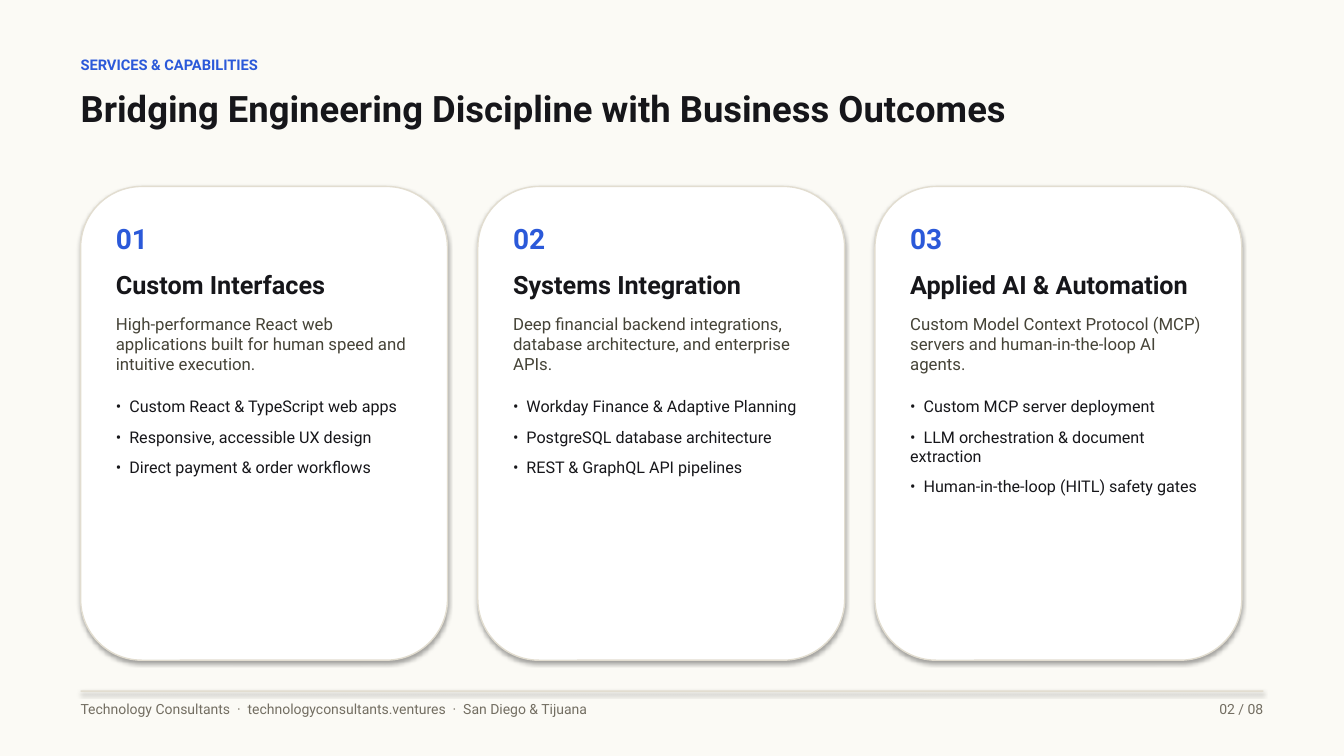
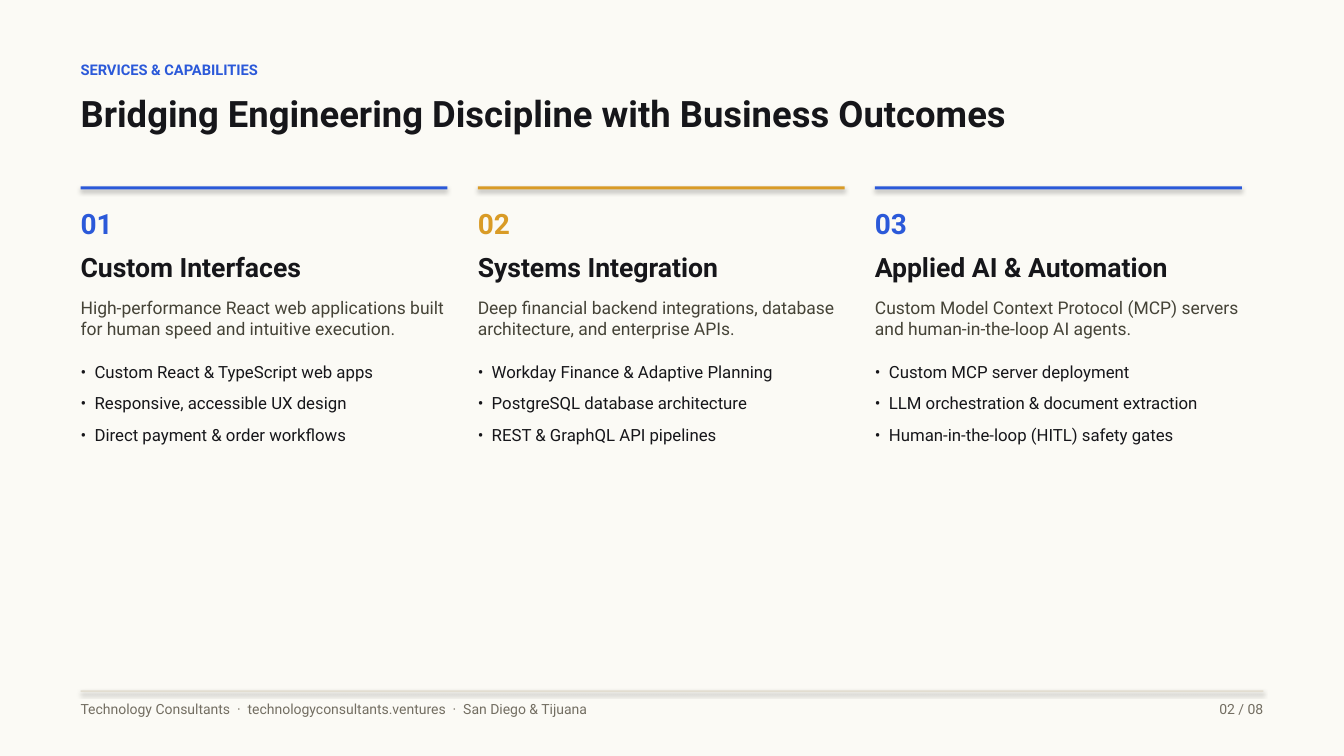
Before and after one commit to rguido198/TechnologyConsultantsVentures, a slide deck: slide 2 of Technology_Consultants_Who_to_Send_My_Way.pptx. Drawn at 1344x756 pixels with LibreOffice and Linux fonts; fonts in the diff are those of the drawing. Boxes give left, top, right and bottom in pixels: in the first picture for what was removed or moved away, otherwise in the second. Text is boxed around its words. In the diff, an @@ line names an element or a change of style, - is before the commit and + after.

Commit message:
Eliminate card containers from PPTX decks; switch to canvas-native typography layout with subtle accent line dividers

```diff
--- a/Technology_Consultants_Who_to_Send_My_Way.pptx
+++ b/Technology_Consultants_Who_to_Send_My_Way.pptx
@@ text "SERVICES & CAPABILITIES": place and size @@
-text "SERVICES & CAPABILITIES" at (81, 59, 257, 70)
+text "SERVICES & CAPABILITIES" at (81, 64, 257, 75)
@@ text "Bridging Engineering Discipline with Business ...": place and size @@
-text "Bridging Engineering Discipline with Business ..." at (81, 94, 1005, 130)
+text "Bridging Engineering Discipline with Business ..." at (81, 99, 1005, 135)
@@ text "01": place and size @@
-text "01" at (116, 229, 406, 477)
+text "01" at (81, 214, 444, 445)
@@ text "01" at (81, 214, 444, 445): size 18 to 19 pt in "Custom Interfaces"; size 12 to 12.5 pt in "High-performance React web applications built for human ..."; size 11.5 to 12 pt in "• Custom React & TypeScript web apps", "• Responsive, accessible UX design", "• Direct payment & order workflows"; less space between paragraphs @@
@@ rounded rectangle removed at (81, 187, 448, 660) @@
@@ rectangle added at (81, 187, 448, 190), fill #2B59D9 @@
@@ text "02": place and size @@
-text "02" at (513, 229, 797, 477)
+text "02" at (478, 214, 834, 445)
@@ text "02" at (478, 214, 834, 445): text colour #2B59D9 to #D99B26 in "02"; size 18 to 19 pt in "Systems Integration"; size 12 to 12.5 pt in "Deep financial backend integrations, database architecture,  ..."; size 11.5 to 12 pt in "• Workday Finance & Adaptive Planning", "• PostgreSQL database architecture", "• REST & GraphQL API pipelines"; less space between paragraphs @@
@@ rounded rectangle removed at (478, 187, 845, 660) @@
@@ rectangle added at (478, 187, 845, 190), fill #D99B26 @@
@@ text "03": place and size @@
-text "03" at (910, 229, 1201, 496)
+text "03" at (875, 214, 1239, 445)
@@ text "03" at (875, 214, 1239, 445): size 18 to 19 pt in "Applied AI & Automation"; size 12 to 12.5 pt in "Custom Model Context Protocol (MCP) servers and ..."; size 11.5 to 12 pt in "• Custom MCP server deployment", "• LLM orchestration & document extraction", "• Human-in-the-loop (HITL) safety gates"; less space between paragraphs @@
@@ rounded rectangle removed at (875, 187, 1242, 660) @@
@@ rectangle added at (875, 187, 1242, 190), fill #2B59D9 @@
```
Also in this commit, not shown: 7 other slides changed, 1 other file.
